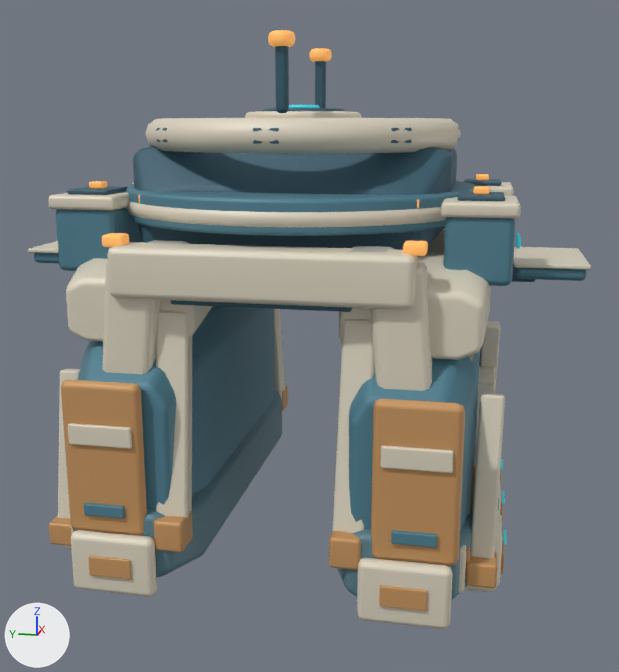
Renders of the Blender file space-battleship/art_sources/planet_facilities_v5/auto_explore.blend from each side of a commit.
Camera for both pictures: a camera (50 mm lens) standing at (-5.06, -1.05, 1.87) and looking at (-0.05, -0.05, 0.62). Lighting does not change. The marker at lower left points along +X, +Y and +Z. The older version comes first.

In view in the first picture: 'Command load saucer', 'Continuous deep load cheek.001', 'Cross portal armored lintel', 'Portal end pressure armor', 'Portal end pressure armor.002', 'Portal inner chamfer load lining.002', 'Portal ivory load upright', 'Station elevated command hull', 'Tapered station pressure wall', 'Tapered station pressure wall.001', 'Turning observation annulus', 'Upper ivory side armor' and 65 more.
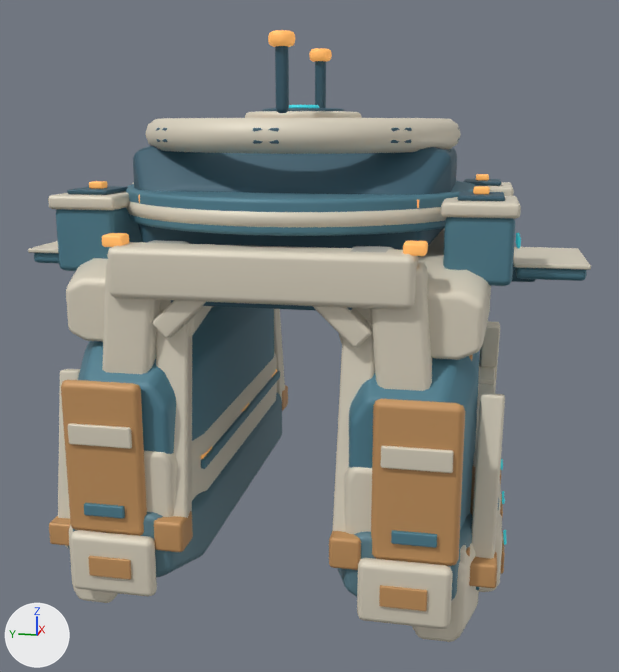
The change, as a diff of the scene's bpy script:
```diff
--- a/space-battleship/art_sources/planet_facilities_v5/auto_explore.blend.py
+++ b/space-battleship/art_sources/planet_facilities_v5/auto_explore.blend.py
@@ ob_portal_chamfered_upper_bearing_001 @@
+ob_portal_chamfered_upper_bearing_001 = bpy.data.objects.new('Portal chamfered upper bearing.001', me_cube_157_1)  # 56 vertices, 54 faces; spans x -0.065..0.065, y -0.06..0.06, z -0.187..0.187; in mat_station_warm_load_armor (pale yellow #dfd7c4)
+ob_portal_chamfered_upper_bearing_001.parent = ob_facility
+ob_portal_chamfered_upper_bearing_001.location = (-1.03, 0.385, 0.99)
+ob_portal_chamfered_upper_bearing_001.rotation_euler = (0.804, 0.0, 0.0)  # degrees (46, 0, 0)
@@ ob_portal_chamfered_upper_bearing @@
+ob_portal_chamfered_upper_bearing = bpy.data.objects.new('Portal chamfered upper bearing', me_cube_157_1.copy())
+ob_portal_chamfered_upper_bearing.parent = ob_facility
+ob_portal_chamfered_upper_bearing.location = (-1.03, -0.385, 0.99)
+ob_portal_chamfered_upper_bearing.rotation_euler = (0.804, 0.0, -3.142)  # degrees (46, 0, -180)
@@ ob_portal_throat_recessed_service_way_001 @@
+ob_portal_throat_recessed_service_way_001 = bpy.data.objects.new('Portal throat recessed service way.001', me_cube_126_1)  # 56 vertices, 54 faces; spans x -0.9..0.9, y -0.01..0.01, z -0.03..0.03; in mat_station_blue_structural_steel (cyan #508193)
+ob_portal_throat_recessed_service_way_001.parent = ob_facility
+ob_portal_throat_recessed_service_way_001.location = (0.0, 0.375, 0.08)
@@ ob_portal_throat_stepped_inner_armor_001 @@
+ob_portal_throat_stepped_inner_armor_001 = bpy.data.objects.new('Portal throat stepped inner armor.001', me_portal_throat_stepped_inner_armor_001)  # 112 vertices, 106 faces; spans x -1.18..1.18, y 0.38..0.69, z -0.25..0.29; in mat_station_warm_load_armor (pale yellow #dfd7c4)
+ob_portal_throat_stepped_inner_armor_001.parent = ob_facility
+ob_portal_throat_stepped_inner_armor_001.location = (0.0, 0.0, 0.0)
@@ ob_portal_lower_faceted_load_gusset_002 @@
+ob_portal_lower_faceted_load_gusset_002 = bpy.data.objects.new('Portal lower faceted load gusset.002', me_portal_lower_faceted_load_gusset_002)  # 136 vertices, 130 faces; spans x -1.18..-0.68, y 0.79..1.124, z -0.66..-0.12; in mat_station_warm_load_armor (pale yellow #dfd7c4)
+ob_portal_lower_faceted_load_gusset_002.parent = ob_facility
+ob_portal_lower_faceted_load_gusset_002.location = (0.0, 0.0, 0.0)
@@ ob_portal_throat_stepped_inner_armor @@
+ob_portal_throat_stepped_inner_armor = bpy.data.objects.new('Portal throat stepped inner armor', me_portal_throat_stepped_inner_armor)  # 112 vertices, 106 faces; spans x -1.18..1.18, y -0.69..-0.38, z -0.25..0.29; in mat_station_warm_load_armor (pale yellow #dfd7c4)
+ob_portal_throat_stepped_inner_armor.parent = ob_facility
+ob_portal_throat_stepped_inner_armor.location = (0.0, 0.0, 0.0)
@@ ob_portal_lower_faceted_load_gusset @@
+ob_portal_lower_faceted_load_gusset = bpy.data.objects.new('Portal lower faceted load gusset', me_portal_lower_faceted_load_gusset)  # 136 vertices, 130 faces; spans x -1.18..-0.68, y -1.124..-0.79, z -0.66..-0.12; in mat_station_warm_load_armor (pale yellow #dfd7c4)
+ob_portal_lower_faceted_load_gusset.parent = ob_facility
+ob_portal_lower_faceted_load_gusset.location = (0.0, 0.0, 0.0)
```

Where the change shows, as pixel boxes [x1, y1, x2, y2] in the pictures (619 x 672 px):
'Portal throat stepped inner armor.001', added (pale yellow): after [144, 352, 277, 517]
'Portal lower faceted load gusset', added (pale yellow): after [412, 543, 479, 642]
'Portal throat stepped inner armor', added (pale yellow): after [344, 467, 372, 534]
'Portal chamfered upper bearing', added (pale yellow): after [313, 306, 372, 348]
'Portal chamfered upper bearing.001', added (pale yellow): after [153, 300, 206, 339]
'Portal throat recessed service way.001', added: after [201, 371, 280, 469]
'Portal lower faceted load gusset.002', added: after [68, 524, 118, 603]
